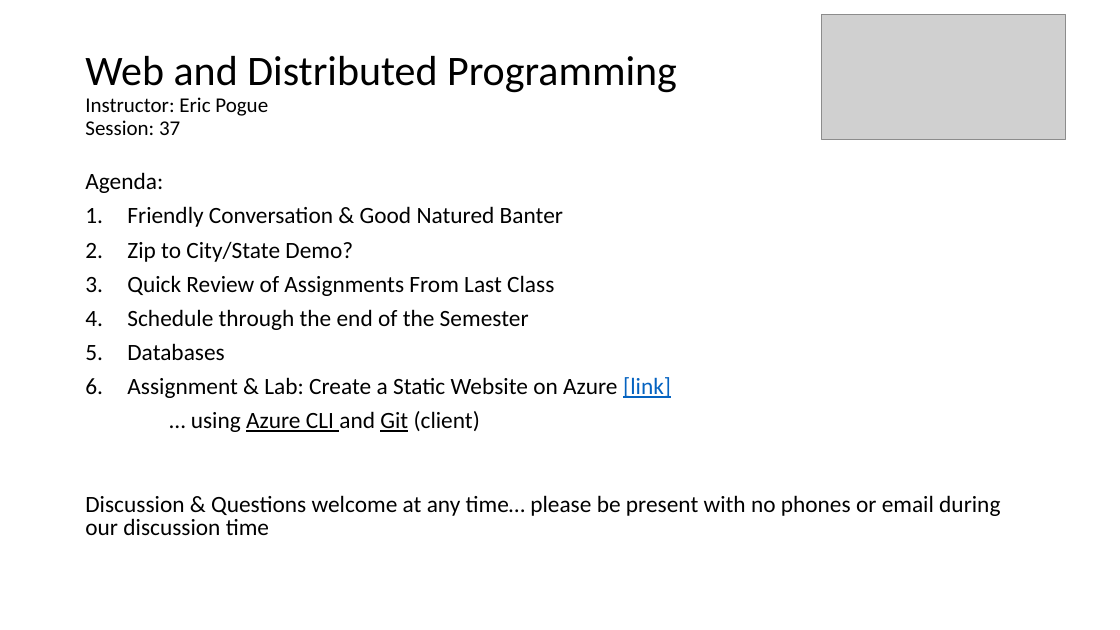
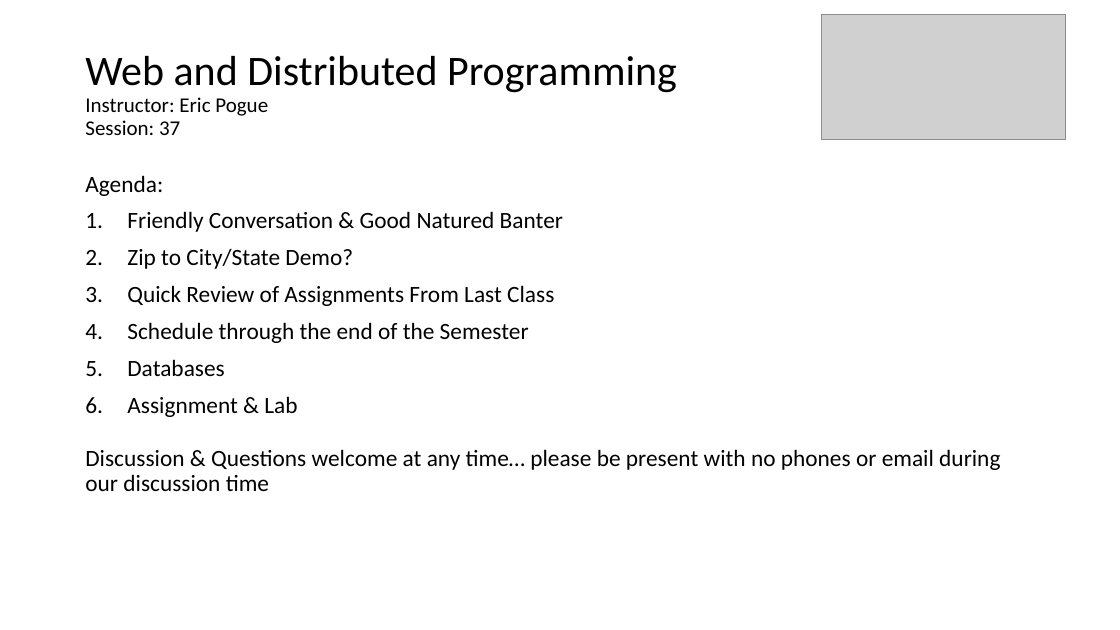
Before and after one commit to EricJPogue/www-epogue-info, a slide deck: slide 1 of CPSC-24700/Presentations/session-37.pptx. Drawn at 1120x630 pixels with LibreOffice and Linux fonts; fonts in the diff are those of the drawing; grey boxes stand for pictures. Boxes give left, top, right and bottom in pixels: in the first picture for what was removed or moved away, otherwise in the second. Text is boxed around its words. In the diff, an @@ line names an element or a change of style, - is before the commit and + after.

Commit message:
Update documents.

```diff
--- a/CPSC-24700/Presentations/session-37.pptx
+++ b/CPSC-24700/Presentations/session-37.pptx
@@ text at [85,175,1000,491]: line spacing 0.8 to 0.9 @@
@@ text at [127,396,297,417]: text changed @@
-6. Assignment & Lab: Create a Static Website on Azure [link]
-… using Azure CLI and Git (client)
+6. Assignment & Lab
```
